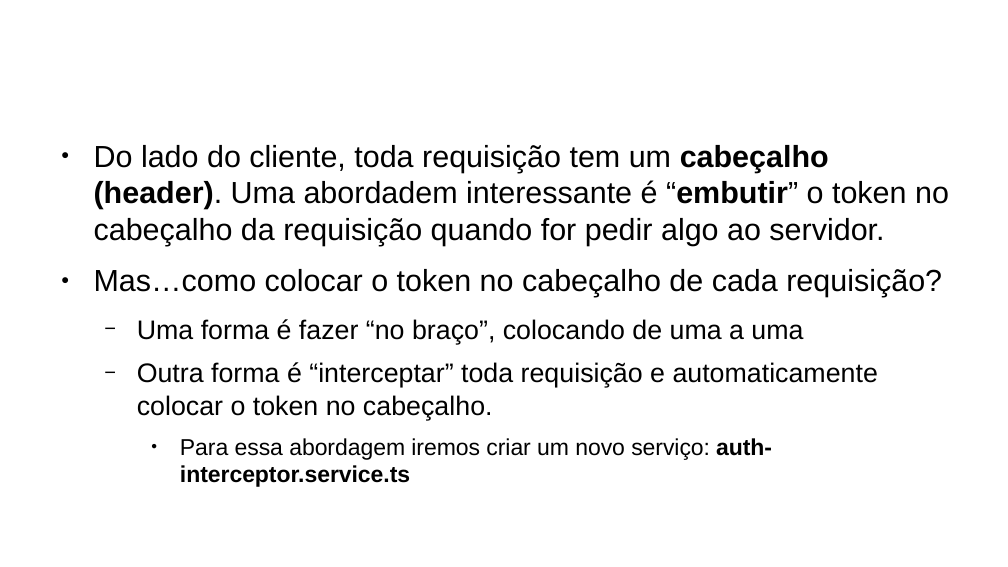
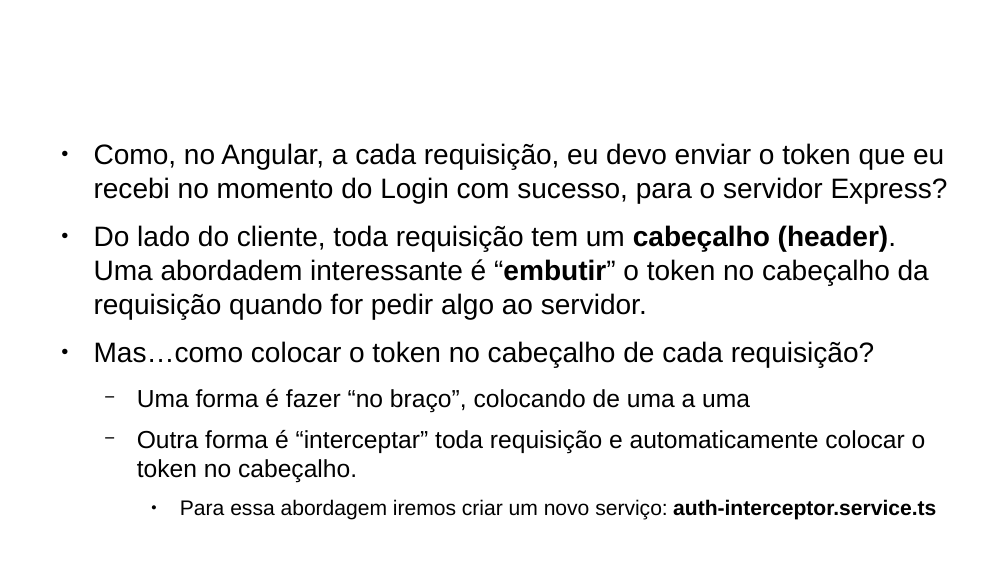
Before and after one commit to CCastro01/PIW-2019_1, a slide deck: slide 46 of SLIDES/14 - Refatoração do Projeto CRUD.odp (slide 45 before the commit). Drawn at 1008x567 pixels with LibreOffice and Linux fonts; fonts in the diff are those of the drawing; background and template pictures are left out. Boxes give left, top, right and bottom in pixels: in the first picture for what was removed or moved away, otherwise in the second. Text is boxed around its words. In the diff, an @@ line names an element or a change of style, - is before the commit and + after.

```diff
--- a/SLIDES/14 - Refatoração do Projeto CRUD.odp
+++ b/SLIDES/14 - Refatoração do Projeto CRUD.odp
@@ text at (94,143,948,203): paragraph added @@
+● Como, no Angular, a cada requisição, eu devo enviar o token que eu recebi no momento do Login com sucesso, para o servidor Express?
@@ text at (94,225,936,520): size 24.1 to 22.1 pt in "Do lado do cliente, toda requisição tem ...", "Mas…como colocar o token no cabeçalho de ..."; size 21.1 to 19.4 pt in "Uma forma é fazer “no braço”, colocando ...", "Outra forma é “interceptar” toda requisição e ..."; size 18 to 16.6 pt in "Para essa abordagem iremos criar um novo ..." @@
```
Also in this commit, not shown: 23 other slides changed, 1 slide added, 27 other files.
